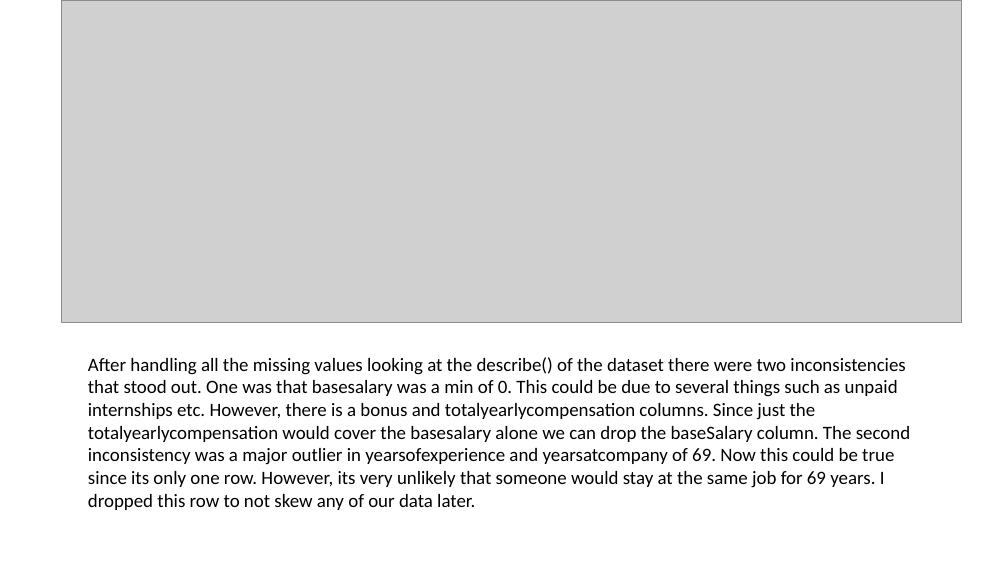
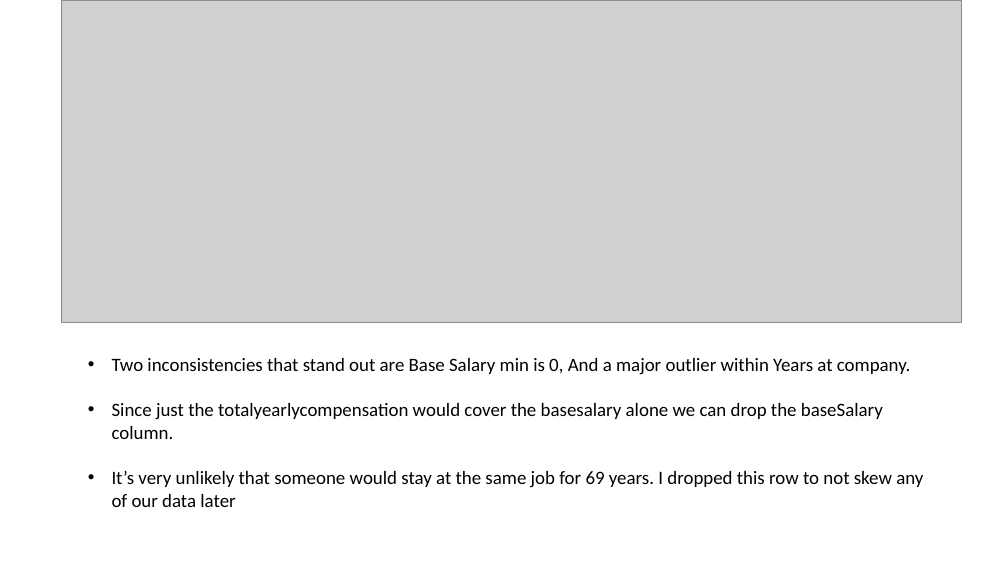
Before and after one commit to SpencerReno/Project_two, a slide deck: slide 10 of Presentation/Salary Prediction Cleaning.pptx. Drawn at 1008x567 pixels with LibreOffice and Linux fonts; fonts in the diff are those of the drawing; grey boxes stand for pictures. Boxes give left, top, right and bottom in pixels: in the first picture for what was removed or moved away, otherwise in the second. Text is boxed around its words. In the diff, an @@ line names an element or a change of style, - is before the commit and + after.

```diff
--- a/Presentation/Salary Prediction Cleaning.pptx
+++ b/Presentation/Salary Prediction Cleaning.pptx
@@ text at [112, 358, 923, 507]: text changed @@
-After handling all the missing values looking at the describe() of the dataset there were two inconsistencies that stood out. One was that basesalary was a min of 0. This could be due to several things such as unpaid internships etc. However, there is a bonus and totalyearlycompensation columns. Since just the totalyearlycompensation would cover the basesalary alone we can drop the baseSalary column. The second inconsistency was a major outlier in yearsofexperience and yearsatcompany of 69. Now this could be true since its only one row. However, its very unlikely that someone would stay at the same job for 69 years. I dropped this row to not skew any of our data later.
+• Two inconsistencies that stand out are Base Salary min is 0, And a major outlier within Years at company.
+• Since just the totalyearlycompensation would cover the basesalary alone we can drop the baseSalary column.
+• It’s very unlikely that someone would stay at the same job for 69 years. I dropped this row to not skew any of our data later
```
Also in this commit, not shown: 8 other slides changed.
